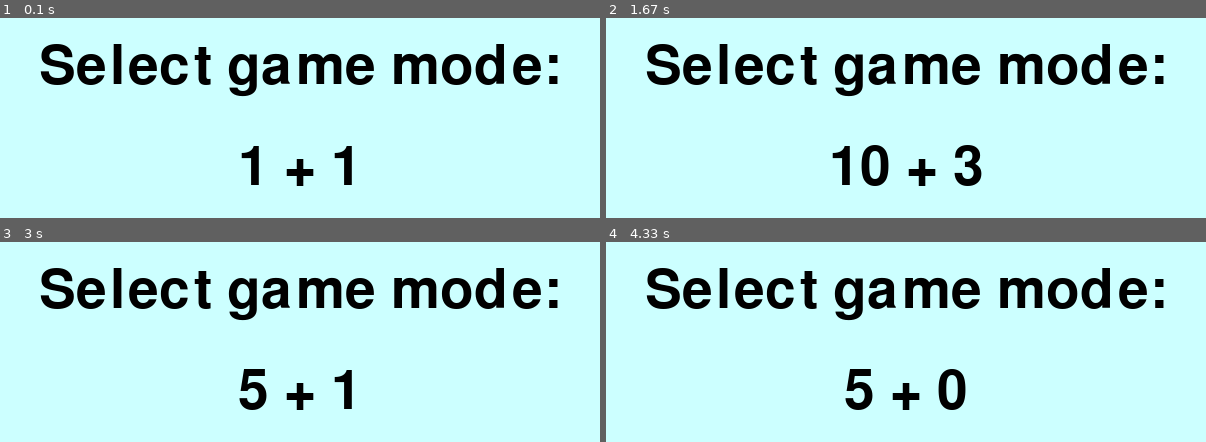
Above: before the commit, frames 1-4 (two rows, left to right).
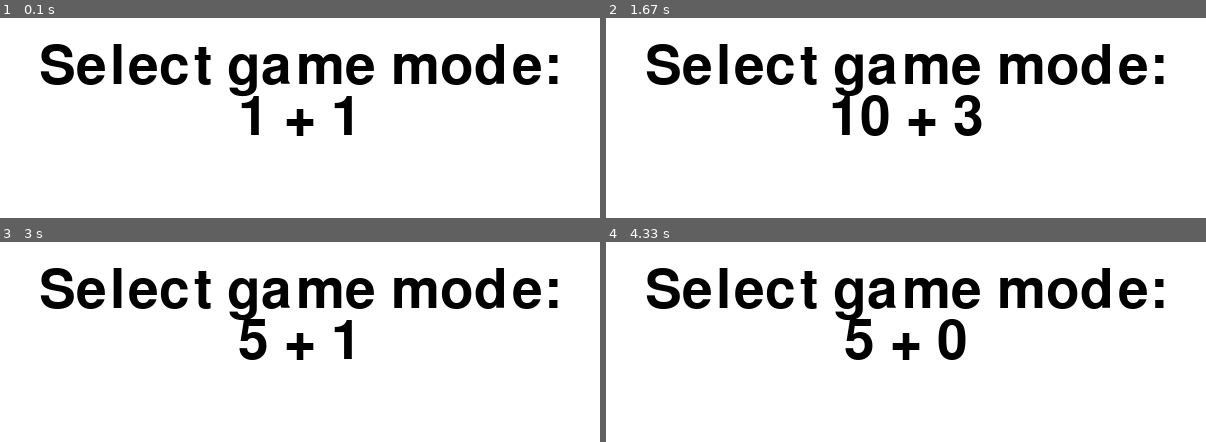
Above: after the commit, the same moments.

Repository: Alejandro-JJ/ChessClock
Game: pygame game, started from main.py
The game is run twice, just before and just after one commit, with the same random seed, the same clock (stepped at 60 frames per second) and the same inputs.
Inputs:
- Up to frame 1 (0.1 s): no input
- Up to frame 2 (1.67 s): hold Up 0.33-0.8 s; hold Up 0.83-1.2 s; hold Up 1.23-1.53 s; hold Up from 1.57 s (still down)
- Up to frame 3 (3 s): release Up at 1.93 s; hold Up 1.97-2.27 s; hold Up 2.3-2.67 s; hold Up from 2.7 s (still down)
- Up to frame 4 (4.33 s): release Up at 3 s; hold Up 3.03-3.4 s; hold Up 3.43-3.73 s; hold Up 3.77-4.13 s; hold Up from 4.17 s (still down)

The runs differ from the first frame. In frame 1, 93% of the frame differs, in the area x 0-100%, y 0-100%; in frame 2, 93%; in frame 3, 93%; in frame 4, 93%.

Commit message:
Arbitrary display

Diff:
--- a/display_pygame.py
+++ b/display_pygame.py
@@ -64,15 +64,15 @@
         Shows each one of the game modes to be selected
         """
         # Fill background (black)
-        self.screen.fill(self.COLORS['sky'])
+        self.screen.fill(self.COLORS['white'])
 
         # Render text surfaces
         text_header = self.font.render("Select game mode:", True, self.COLORS['black'])
         text_surface = self.font.render(label, True, self.COLORS['black'])
 
         # Center text
-        text_rect_header = text_header.get_rect(center=(300, 50))
-        text_rect_surface = text_surface.get_rect(center=(300, 150))
+        text_rect_header = text_header.get_rect(center=(self.WIDTH/2, self.HEIGHT/4))
+        text_rect_surface = text_surface.get_rect(center=(self.WIDTH/2, self.HEIGHT/2))
 
         # Draw text
         self.screen.blit(text_header, text_rect_header)
